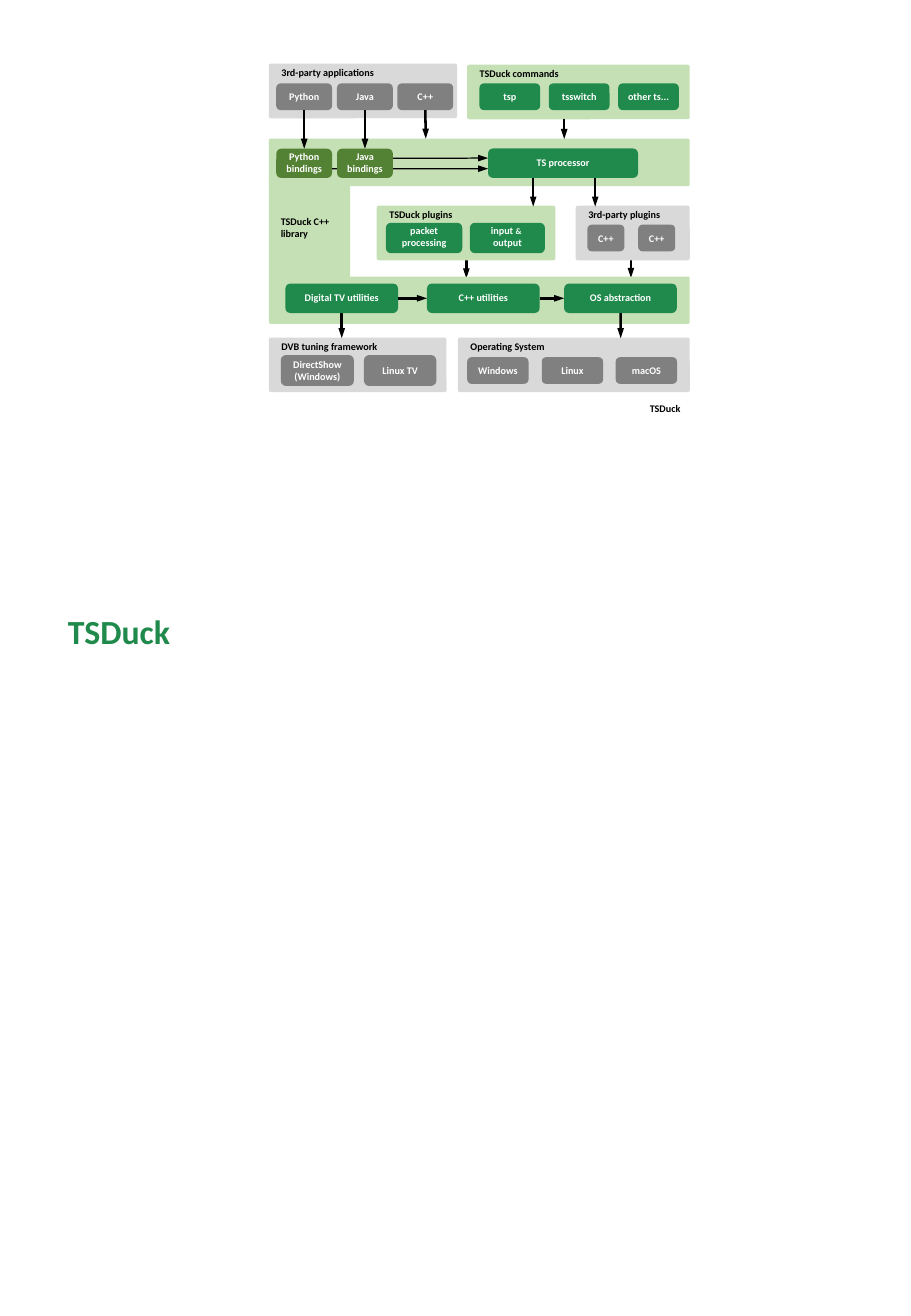
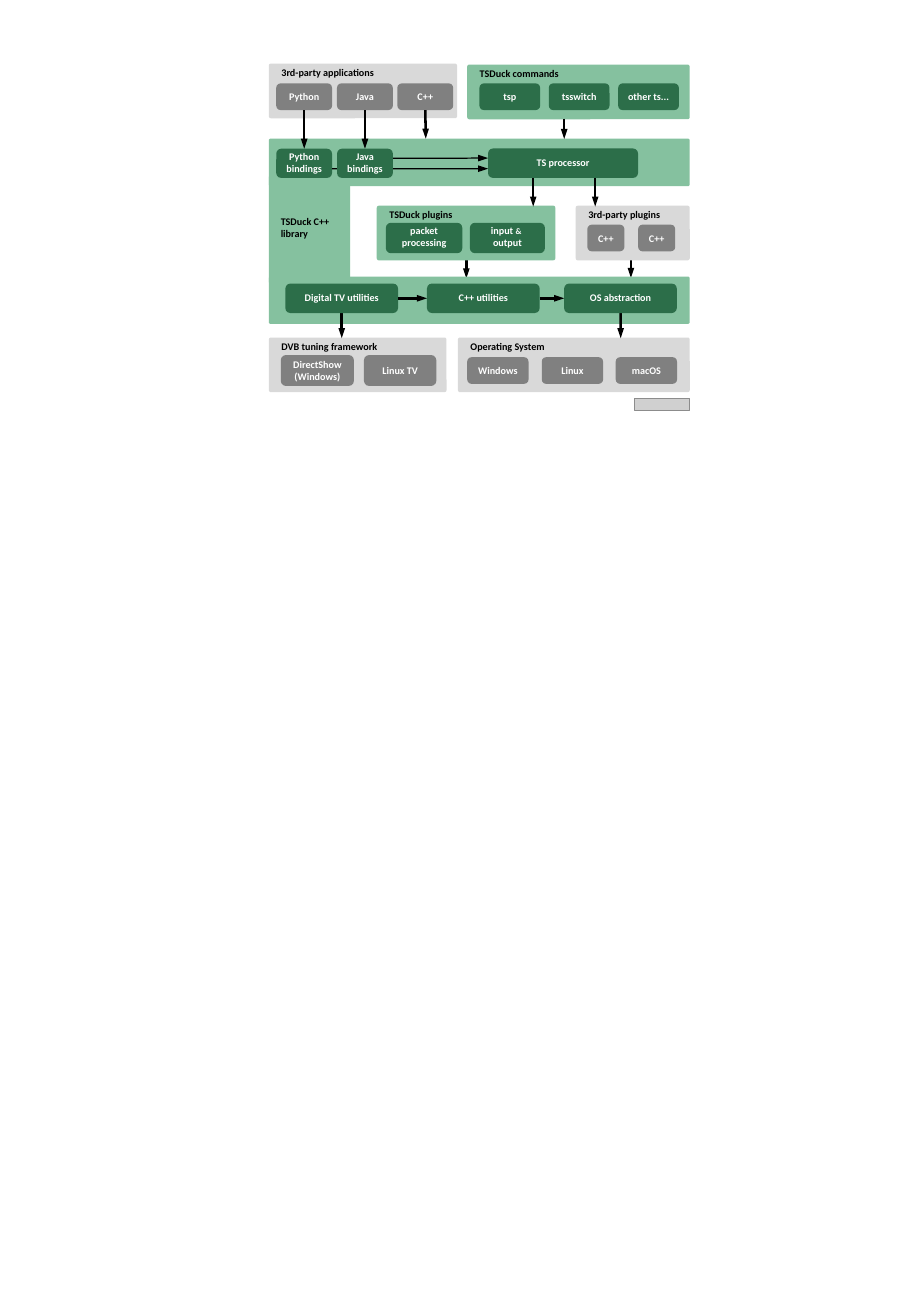
Before and after one commit to tsduck/tsduck, a slide deck: slide 3 of doc/tsduck-diagrams.pptx. Drawn at 911x1316 pixels with LibreOffice and Linux fonts; fonts in the diff are those of the drawing; grey boxes stand for pictures; background and template pictures are left out. Boxes give left, top, right and bottom in pixels: in the first picture for what was removed or moved away, otherwise in the second. Text is boxed around its words. In the diff, an @@ line names an element or a change of style, - is before the commit and + after.

```diff
--- a/doc/tsduck-diagrams.pptx
+++ b/doc/tsduck-diagrams.pptx
@@ rounded rectangle "Python" at [276, 148, 332, 177]: fill #548235 to #2C6E49 @@
@@ rounded rectangle "Java bindings" at [338, 148, 394, 177]: fill #548235 to #2C6E49 @@
@@ fill #1F8A4C to #2C6E49 in 9 elements at [428, 283, 541, 312], [386, 222, 463, 253], [470, 222, 545, 253], [618, 84, 679, 111], [480, 84, 541, 111], [549, 84, 610, 111], [285, 283, 398, 312], [564, 283, 677, 312], [488, 148, 638, 177] @@
@@ fill #C5E0B4 to #85C19F in 5 elements at [268, 176, 350, 282], [377, 205, 555, 260], [468, 64, 690, 119], [268, 138, 690, 186], [268, 277, 690, 324] @@
@@ picture added at [635, 398, 690, 411] @@
@@ text removed at [650, 405, 681, 412] @@
-TSDuck
@@ text removed at [68, 620, 170, 645] @@
-TSDuck
```
Also in this commit, not shown: 3 other slides changed, 34 other files.
